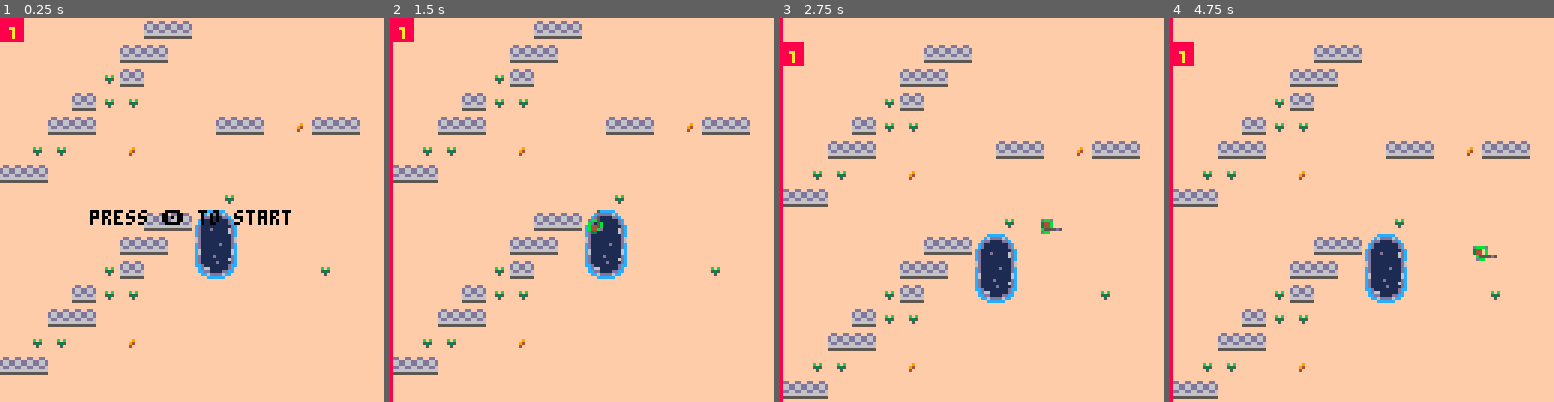
Above: before the commit, frames 1-4 (left to right).
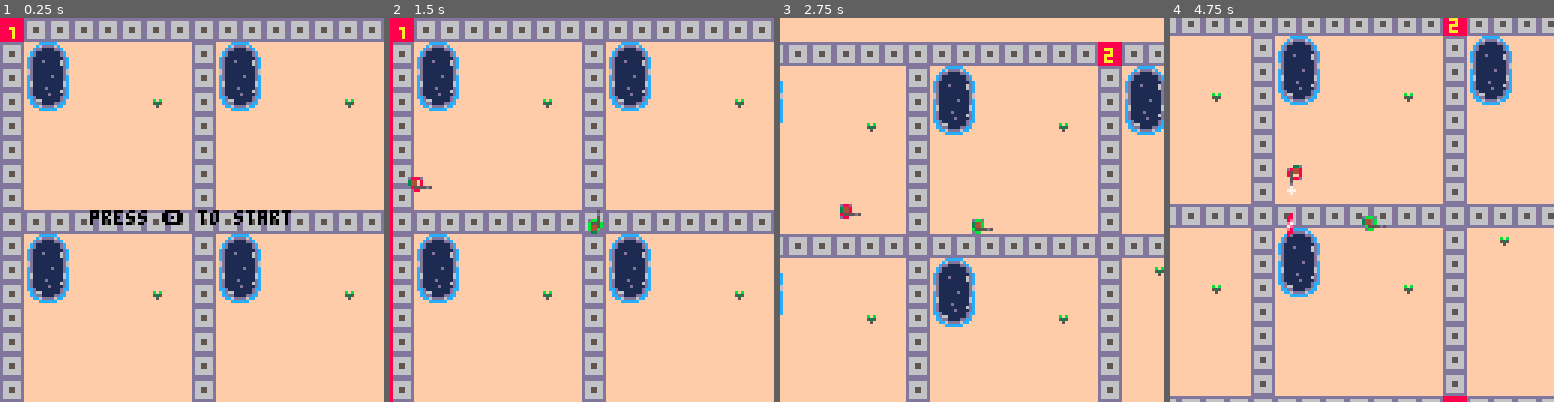
Above: after the commit, the same moments.

Repository: eduszesz/shmup
Game: PICO-8 cartridge topshooter.p8
Same seed, same stepped clock (60 frames per second), same inputs: the game is played once before the commit and once after it.
Inputs:
- Up to frame 1 (0.25 s): no input
- Up to frame 2 (1.5 s): tap X (X key) at 0.33, 1.07 s; tap O (Z key) at 0.7 s
- Up to frame 3 (2.75 s): hold Right 1.6-2.1 s; tap O (Z key) at 1.7, 2.1, 2.5 s; tap X (X key) at 1.85 s; hold Up 2.15-2.42 s; hold Right from 2.47 s (still down)
- Up to frame 4 (4.75 s): tap O (Z key) every 0.4 s from 2.9 to 4.5 s; tap X (X key) at 2.97, 4.08 s; release Right at 3.03 s; hold Left 3.08-3.58 s; hold Down 3.63-3.97 s; hold Right 4.02-4.68 s; hold Up from 4.73 s (still down)

The runs differ from the first frame. In frame 1, 34% of the frame differs, in the area x 0-100%, y 0-100%; in frame 2, 34%; in frame 3, 33%; in frame 4, 37%.

Commit message:
more maps experiments

Diff:
--- a/topshooter.p8
+++ b/topshooter.p8
@@ -16,6 +16,7 @@
 		end
 	end
 	--mkmap(0,0,0)
+	mkmaze()
 end
 
 function _update()
@@ -42,8 +43,9 @@
 
 function _draw()
 	cls(15)
-	--map(0,0,0,0,16,16)
-	movemap()
+	map()
+	camera(p.x-64,p.y-64)
+	--movemap()
 	if state=="start" then
 		print("press 🅾️ to start",30,64,0)
 	end
@@ -116,7 +118,7 @@
 	p.dy=0
 	if btn(⬆️) then
 		p.dy=-1
-		my+=md*p.dy
+		--my+=md*p.dy
 		if not btn(🅾️) then
 			p.sp=1
 		end
@@ -195,9 +197,9 @@
 	end
 	if p.h>0 then
 		if p.x<0 then p.x=0 end
-		if p.x>120 then p.x=120 end
-		if p.y<64 then p.y=64 end
-		if p.y>120 then p.y=120 end
+		if p.x>504 then p.x=504 end
+		if p.y<0 then p.y=6 end
+		if p.y>248 then p.y=248 end
 	end
 end
 
@@ -386,7 +388,7 @@
 function upenemies()
 
 	if #enemies==0 and t%30==0 then
-		--mkenemies()
+		mkenemies()
 	end
 
 	for e in all(enemies) do
@@ -754,7 +756,7 @@
 											{0,7,8,15},
 											{8,15,8,15},
 											{16,23,8,15}}
-	local mc={{1,19},{2,20},{3,21},{4,22},{5,23},{6,24},{7,25},{8,26},{9,27}}
+	local mc={{1,19},{2,20},{3,21},{4,22},{5,23},{6,24},{7,25},{8,26},{9,27},{10,28}}
 	for cx=0,8,8 do
 		for cy=0,8,8 do
 			local sp=rnd(tmp)
@@ -772,6 +774,15 @@
 	mset(mx,my,sp)
 end
 
+function mkmaze()
+	for x=0,64 do
+		for y=0,32 do
+
+		end
+	end
+end
+
+
 function movemap()
 	--maps scrolls when player move
 
@@ -826,22 +837,22 @@
  return true
 end
 __gfx__
-0000000000000500000000000000000000000bbd00033d00db33d000000000000000000000008000000000000000000000000000000000000000000000000000
-0000000000000d00000000500000bbd005d5555b0db44b00b544b000000000000000000000088000000000000800440007006600000066000006000000000000
-0070070000000500000000d05d5555b00000b4430b544b00b544b000dbbbd000000000000008e000000000000de3440006076600060066000006600000000000
-0007700000dbb50000000050000b04430000b4430b500b0005bbd0003440b000dbbd0000000e700088e7e8800033000000770000007700000000000000000000
-0007700000b005b0000dbb50000b04430000dbbd005bbd00050000003440b000344b00000007e000088e7e880e33d05000776700000060000006000001108110
-0070070000b445b0000b445b000dbbbd00000000005000000d0000000b5555d5344b0000000e800000000000088ee50007700000007000000000000000000000
-0000000000b44bd0000b445b000000000000000000d00000050000000dbb0000b5555d5000088000000000008085508070700000000000000000000000000000
-0000000000d33000000d33bd0000000000000000005000000000000000000000dbb0000000080000000000000058050000570000000000000000000009000000
-000000002300000000000011fffffffffffffccccccffffffcd1111111116dcffcd1111111111dcfffffffffffffffff00000000000000000000000000000000
-000000006700000000000110fddffddfffffc6dddd6cfffffcd11111d1111dcff6d1111111111d6fffffffffffffffff00000000000000000000000000000000
-000900004500090000009100d66dd66dfffcdd1111ddcffffccd11111111dccff6d1111111111d6fffffffffffffffff00000000000000000000000000000000
-000000000000000000019900d66dd66dffcd11111111dcffffcd66111111dcfffcd111111d111dcfffff9ffffffbfbff00000000000000000000000000000000
-0000000000000000001100006dd66dd6ffcd11111111dcffffccdd1111ddccfffcd1111111111dcffff94ffffff535ff00000000000000000000000000000000
-00000009000000000990080066666666fcd1111111111dcffffcc6dddd6ccffffc611111111116cffff4ffffffff5fff00000000000000000000000000000000
-00000023000000001100000055555555fcd111d111116dcffffffccccccffffffc611111111116cfffffffffffffffff00000000000000000000000000000000
-000000450000000000000000fffffffffcd1111111116dcffffffffffffffffffcd1111d11111dcfffffffffffffffff00000000000000000000000000000000
+0000000000000500000000000000000000000bbd00033d00db33d0000000000000000000000080000000000000000000000000000000000000000000aaaaaaaa
+0000000000000d00000000500000bbd005d5555b0db44b00b544b0000000000000000000000880000000000008004400070066000000660000060000a0000000
+0070070000000500000000d05d5555b00000b4430b544b00b544b000dbbbd000000000000008e000000000000de34400060766000600660000066000a0000000
+0007700000dbb50000000050000b04430000b4430b500b0005bbd0003440b000dbbd0000000e700088e7e88000330000007700000077000000000000a1108110
+0007700000b005b0000dbb50000b04430000dbbd005bbd00050000003440b000344b00000007e000088e7e880e33d050007767000000600000060000a0000000
+0070070000b445b0000b445b000dbbbd00000000005000000d0000000b5555d5344b0000000e800000000000088ee500077000000070000000000000a0000000
+0000000000b44bd0000b445b000000000000000000d00000050000000dbb0000b5555d50000880000000000080855080707000000000000000000000a9000000
+0000000000d33000000d33bd0000000000000000005000000000000000000000dbb00000000800000000000000580500005700000000000000000000a0000000
+aaaaaaaaaaaaaaaaaaaaaaaafffffffffffffccccccffffffcd1111111116dcffcd1111111111dcfffffffffffffffffddddddddffffffff0000000000000000
+a0900000a2300000a0000000fddffddfffffc6dddd6cfffffcd11111d1111dcff6d1111111111d6fffffffffffffffffd666666dffffffff0000000000000000
+a0000000a6700000a0009100d66dd66dfffcdd1111ddcffffccd11111111dccff6d1111111111d6fffffffffffffffffd666666dffffefff0000000000000000
+a0000000a4500090a0009900d66dd66dffcd11111111dcffffcd66111111dcfffcd111111d111dcfffff9ffffffbfbffd665566dffffeeff0000000000000000
+a0000090a0000000a01100006dd66dd6ffcd11111111dcffffccdd1111ddccfffcd1111111111dcffff94ffffff535ffd665566dffeeffff0000000000000000
+a0000230a0000000a990080066666666fcd1111111111dcffffcc6dddd6ccffffc611111111116cffff4ffffffff5fffd666666dfffeffff0000000000000000
+a0000450a0000000a000000055555555fcd111d111116dcffffffccccccffffffc611111111116cfffffffffffffffffd666666dffffffff0000000000000000
+a0000000a0000000a0000000fffffffffcd1111111116dcffffffffffffffffffcd1111d11111dcfffffffffffffffffddddddddffffffff0000000000000000
 00000000000000000000000000000000000000000000000000000000000000000000000000000000000000000000000000000000000000000000000000000000
 00000000000000000000000000000000000000000000000000000000000000000000000000000000000000000000000000000000000000000000000000000000
 00000000000000000000000000000000000000000000000000000000000000000000000000000000000000000000000000000000000000000000000000000000
